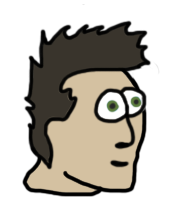
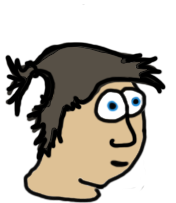
Layer changes from the first w=176, h=203 image to the second:
hid "eyes 2" over left=93, top=86, right=147, bottom=124
showed "eyes 1" over left=93, top=86, right=147, bottom=124
added layer "nose 4" above "nose 3" over left=108, top=104, right=138, bottom=149
hid "nose 1" over left=114, top=104, right=136, bottom=150
added layer "hair 5" above "hair 4" over left=5, top=20, right=166, bottom=161
hid "hair 1" over left=23, top=20, right=160, bottom=170
showed "head 2" over left=22, top=51, right=148, bottom=203
hid "head 1" over left=22, top=50, right=147, bottom=197
